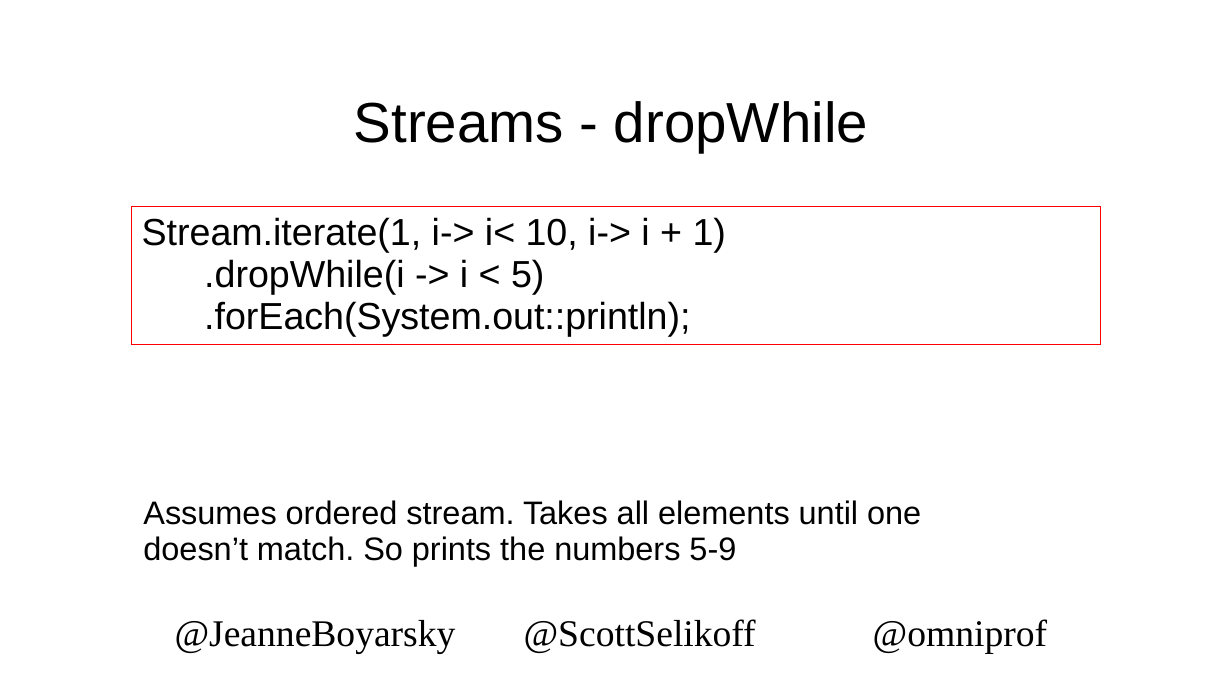
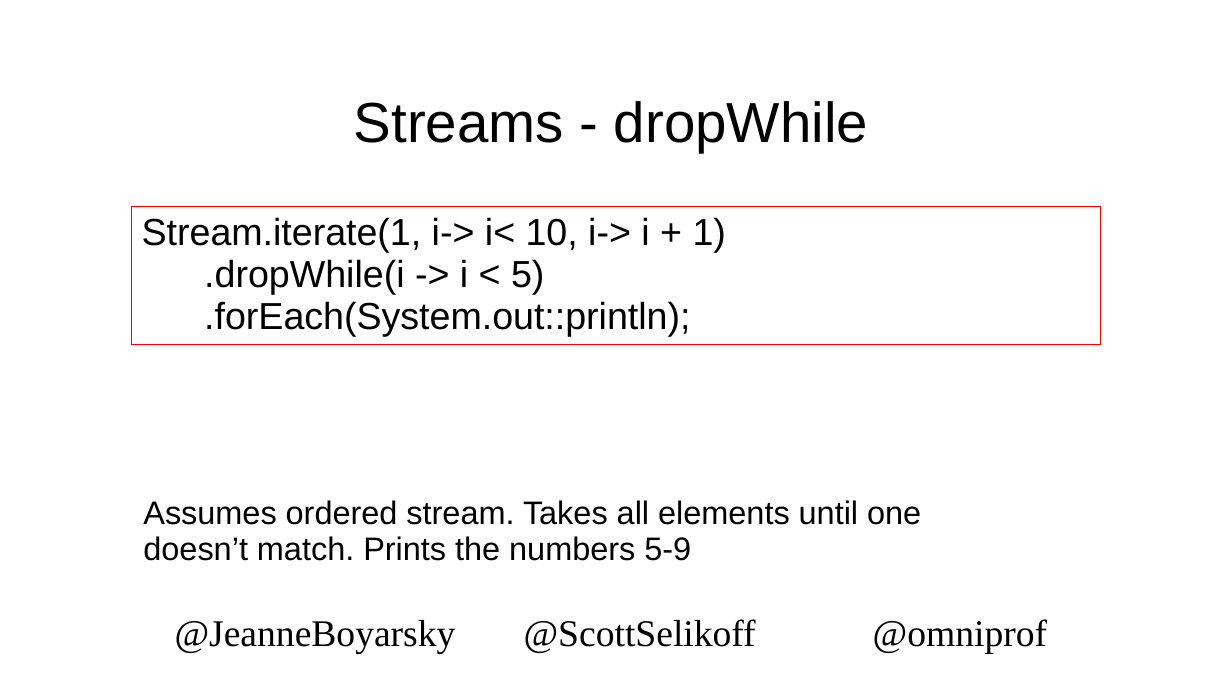
Before and after one commit to boyarsky/2019-oraclecodeone-cert-hol, a slide deck: slide 56 of 2019-OracleCodeOne-HOL.pptx. Drawn at 1232x693 pixels with LibreOffice and Linux fonts; fonts in the diff are those of the drawing; background and template pictures are left out. Boxes give left, top, right and bottom in pixels: in the first picture for what was removed or moved away, otherwise in the second. Text is boxed around its words. In the diff, an @@ line names an element or a change of style, - is before the commit and + after.

```diff
--- a/2019-OracleCodeOne-HOL.pptx
+++ b/2019-OracleCodeOne-HOL.pptx
@@ text at (143,500,921,561): text changed @@
-Assumes ordered stream. Takes all elements until one doesn’t match. So prints the numbers 5-9
+Assumes ordered stream. Takes all elements until one doesn’t match. Prints the numbers 5-9
```
Also in this commit, not shown: 5 other slides changed.
